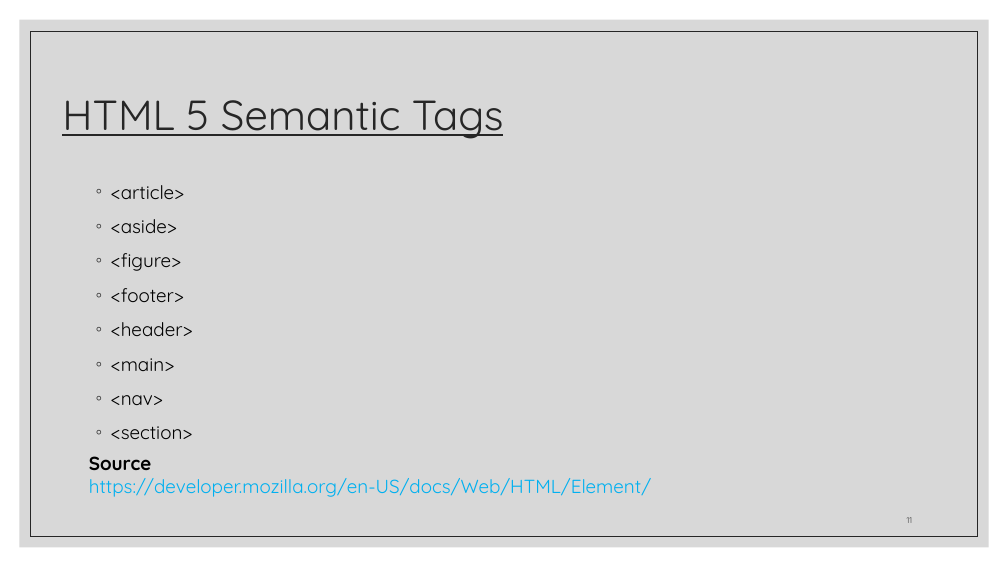
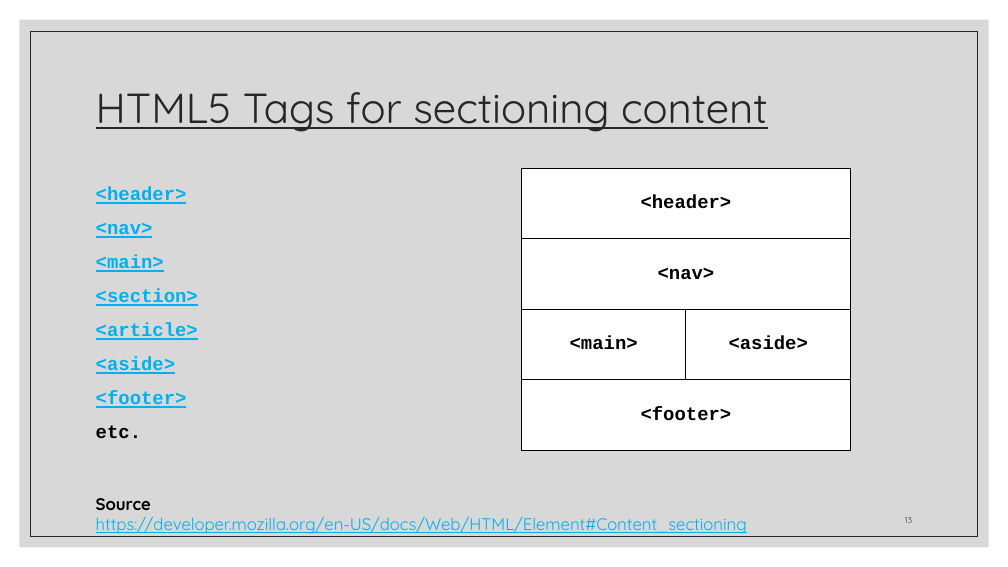
Before and after one commit to zackstotts/base-node-curriculum, a slide deck: slide 13 of unit_00/html_review/Review I - HTML.pptx (slide 11 before the commit). Drawn at 1008x567 pixels with LibreOffice and Linux fonts; fonts in the diff are those of the drawing. Boxes give left, top, right and bottom in pixels: in the first picture for what was removed or moved away, otherwise in the second. Text is boxed around its words. In the diff, an @@ line names an element or a change of style, - is before the commit and + after.

Commit message:
Updating HTML review.

```diff
--- a/unit_00/html_review/Review I - HTML.pptx
+++ b/unit_00/html_review/Review I - HTML.pptx
@@ title at (96, 92, 768, 132): text changed @@
-HTML 5 Semantic Tags
+HTML5 Tags for sectioning content
@@ text "<header>": place and size @@
-text "<header>" at (111, 185, 193, 439)
+text "<header>" at (96, 186, 198, 438)
@@ text "<header>" at (96, 186, 198, 438): vertical alignment top to middle @@
@@ table added at (522, 169, 851, 451), 4 rows, 2 columns @@
+<header> | 
+<nav> | 
+<main> | <aside>
+<footer> | 
@@ text at (96, 186, 198, 306): paragraphs added @@
+<header>
+<nav>
+<main>
+<section>
@@ text at (111, 253, 181, 271): paragraph removed @@
-◦ <figure>
@@ text at (96, 322, 198, 408): font Quicksand to Courier New, text colour #000000 to #00B0F0, bold on, underline on in "<article>", "<aside>", "<footer>"; bullet ◦ to none; line spacing 1.1 to 1.5; less space between paragraphs @@
@@ text at (96, 425, 141, 438): text changed; font Quicksand to Courier New; bold on @@
-◦ <header>
-◦ <main>
-◦ <nav>
-◦ <section>
+etc.
@@ text "Source": place and size @@
-text "Source" at (89, 456, 651, 497)
+text "Source" at (96, 498, 747, 534)
@@ text at (96, 498, 151, 510): size 18 to 16 pt in "Source" @@
@@ text at (96, 516, 747, 534): text changed; size 18 to 16 pt @@
-https://developer.mozilla.org/en-US/docs/Web/HTML/Element/
+https://developer.mozilla.org/en-US/docs/Web/HTML/Element#Content_sectioning
@@ page number at (905, 517, 912, 523): text changed @@
-11
+13
```
Also in this commit, not shown: 19 other slides changed, 7 slides added, 3 slides removed.
